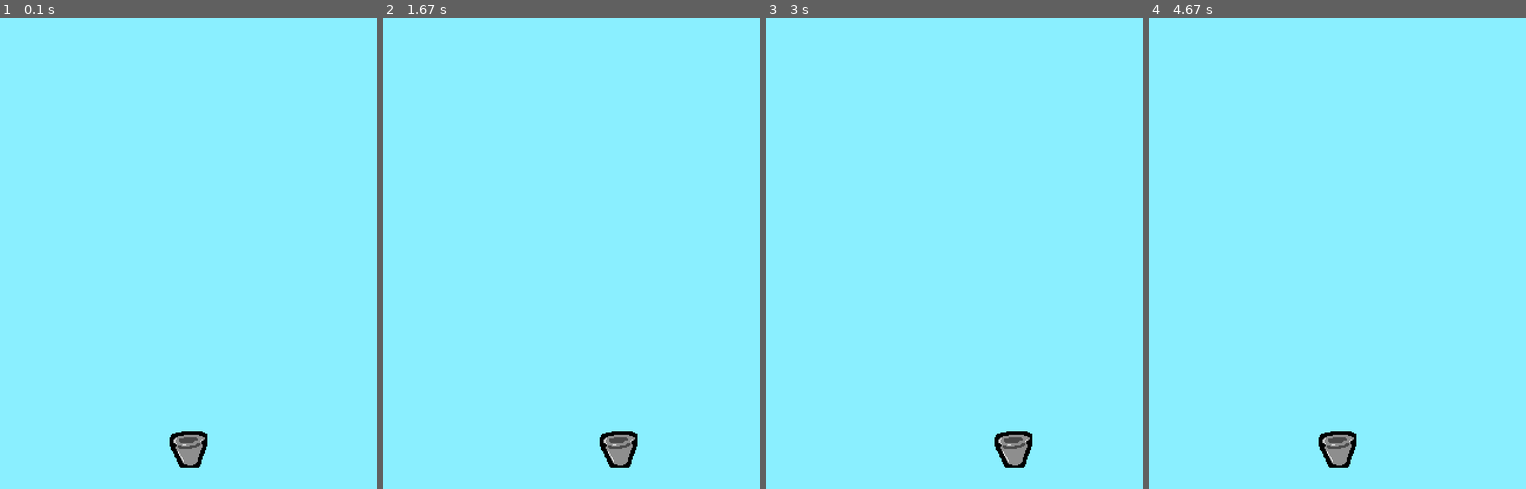
Above: before the commit, frames 1-4 (left to right).
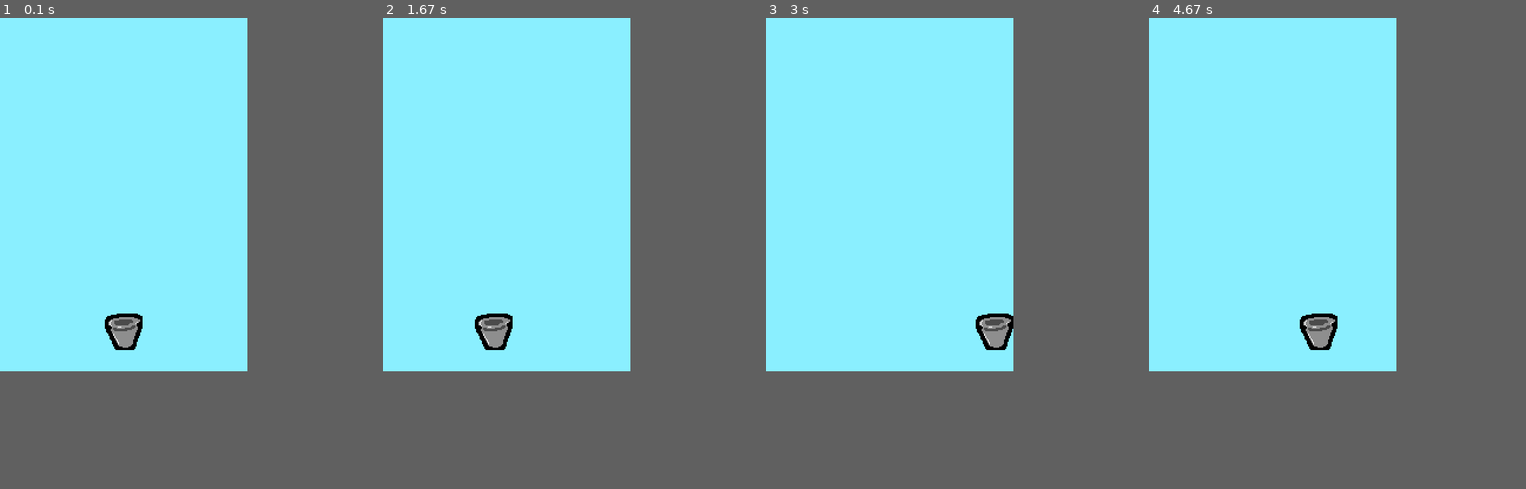
Above: after the commit, the same moments.

Repository: LaBoa99/cetis-161-pygame-1
Game: pygame game, started from clase_2_gotas/main.py
Two runs of this game, one before a commit and one after it. Both use one fixed random seed, a clock stepped at 60 frames per second and the inputs below.
Inputs:
- Up to frame 1 (0.1 s): no input
- Up to frame 2 (1.67 s): hold Right 0.33-0.8 s; hold Left from 1.33 s (still down)
- Up to frame 3 (3 s): release Left at 1.87 s; hold Left 1.9-2.3 s; hold Right 2.33-2.97 s
- Up to frame 4 (4.67 s): hold Left 3-3.47 s; hold Right 3.5-3.97 s; hold Left from 4.5 s (still down)
In our replay, the window is 640x800 before the commit and 420x600 after it. These sizes can differ from the game's own. Grey fills any space a smaller window leaves; there, only what the larger window draws over its background counts as a difference.

The runs differ from the first frame. In frame 1, 1.3% of the frame differs, in the area x 27-55%, y 62-96%; in frame 2, 1.3%; in frame 3, 1.3%; in frame 4, 1.3%.

Commit message:
flappy and shoot 1/2

Diff:
--- a/clase_2_gotas/main.py
+++ b/clase_2_gotas/main.py
@@ -90,8 +90,8 @@
 jugador = pygame.sprite.Group()
 
 # ancho por altura de nuestra pantalla
-ancho = 640
-altura = 800
+ancho = 420
+altura = 600
 pantalla = pygame.display.set_mode((ancho, altura))
 
 # Deltatime
--- a/clase_5_flappy/main.py
+++ b/clase_5_flappy/main.py
@@ -1,3 +1,4 @@
+from copy import copy
 from typing import Iterable, Union, Any
 import pygame
 import random
@@ -13,11 +14,37 @@
 
 ANCHO, ALTURA = (480, 320)
 pantalla = pygame.display.set_mode((ANCHO, ALTURA))
-
+objects = pygame.sprite.Group()
+misiles = pygame.sprite.Group()
 
 class EVENTOS(Enum):
     SPAWN_PIPE = pygame.USEREVENT + 1
 
+class Misil(pygame.sprite.Sprite):
+    def __init__(self, *groups) -> None:
+        super().__init__(*groups)
+        self.image = pygame.Surface((32, 16))
+        self.image.fill((255, 215, 0))
+        self.rect = self.image.get_rect()
+
+    def update(self, dt):
+        self.rect.x += 20 * dt
+        if self.rect.x > ANCHO:
+            self.kill()
+
+class Ammo(pygame.sprite.Sprite):
+
+    def __init__(self, *groups) -> None:
+        super().__init__(*groups)
+        self.image = pygame.image.load(
+            os.path.join(scrip_dir, "sprites\\ammo.png")
+        ).convert_alpha()
+        self.rect = self.image.get_rect()
+
+    def update(self, dt):
+        self.rect.x -= 10 * dt
+        if self.rect.x + self.rect.width < 0:
+            self.kill()
 
 class Area(pygame.sprite.Sprite):
     def __init__(self, rect, sprite_url, *groups) -> None:
@@ -43,15 +70,23 @@
         self.rect.y = ALTURA - 32
         self.salto = -20
         self.velocidad_y = 0
+        self.ammo = 100
 
     def input(self):
         keys = pygame.key.get_pressed()
         if keys[pygame.K_SPACE]:
             self.velocidad_y = self.salto
 
+    def shoot(self):
+        if self.ammo > 0 and self.ammo != 0:
+            self.ammo -= 2
+            print(self.ammo)
+            return self.rect.centerx, self.rect.centery
+        return None, None
+
     def update(self, dt):
         self.input()
-        self.velocidad_y += 9.8 * dt
+        self.velocidad_y += 4.5 * dt
         self.rect.y += self.velocidad_y * dt
         if self.rect.y + 32 >= ALTURA:
             self.rect.y = ALTURA - 32
@@ -72,6 +107,9 @@
         areas = []
         for index in range(numAreas):
             if hueco == index:
+                ammo = Ammo(objects)
+                ammo.rect.centerx = ANCHO + 50 + ancho // 2
+                ammo.rect.centery = index * alto + alto // 2
                 continue
             rect = pygame.Rect(0, index * alto, ancho, alto)
             rect.x = ANCHO + 50
@@ -99,12 +137,20 @@
 pipes = []
 jugador = pygame.sprite.GroupSingle(Jugador())
 pygame.time.set_timer(EVENTOS.SPAWN_PIPE.value, 3000)
+
 while True:
     pantalla.fill((0, 255, 255))
     for event in pygame.event.get():
         if event.type == pygame.QUIT:
             pygame.quit()
             break
+        if event.type == pygame.KEYUP:
+            if event.key == pygame.K_e:
+                x, y = jugador.sprites()[0].shoot()
+                if all([x, y]):
+                    misil = Misil(misiles)
+                    misil.rect.centerx = x
+                    misil.rect.centery = y
         elif event.type == EVENTOS.SPAWN_PIPE.value:
             pipe = Pipe()
             pipes.append(pipe)
@@ -114,16 +160,29 @@
     previous_time = deltatime
     jugador.update(deltatime)
     pipes_group.update(deltatime)
+    objects.update(deltatime)
+    misiles.update(deltatime)
+
     if pygame.sprite.spritecollide(jugador.sprite, pipes_group, False):
         pipes_group.empty()
         pipes.clear()
+
+    if pygame.sprite.groupcollide(misiles, pipes_group, True, True):
+        pass
+
+    if pygame.sprite.spritecollide(jugador.sprite, objects, True):
+         jugador.sprites()[0].ammo += 1
+
+
     for pipe in pipes:
         if pipe.canBeRemoved():
             pipes.remove(pipe)
             pipes_group.remove(pipe)
     # Draw
     jugador.draw(pantalla)
+    objects.draw(pantalla)
     pipes_group.draw(pantalla)
+    misiles.draw(pantalla)
     # Final
     pygame.display.flip()
     clock.tick(fps)
--- /dev/null
+++ b/clase_6_shoot/main.py
@@ -0,0 +1,176 @@
+import os
+import random
+from math import atan2, cos, degrees, pi, sin, radians
+
+import pygame
+
+# Configuración
+scrip_dir = os.path.dirname(__file__)
+
+# Configuración
+pygame.init()
+fps = 60
+clock = pygame.time.Clock()
+
+ancho, altura = (720, 480)
+pantalla = pygame.display.set_mode((ancho, altura))
+
+# delta time
+current_time = pygame.time.get_ticks()
+previous_time = current_time
+
+class Pistol(pygame.sprite.Sprite):
+    def __init__(self, *groups) -> None:
+        super().__init__(*groups)
+        self.image = pygame.image.load(
+            os.path.join(scrip_dir, f"sprites\\pistol.png")
+        ).convert_alpha()
+        self.rect = self.image.get_rect()
+
+    def draw(self, screen):
+        screen.blit(self.image, self.rect)
+
+
+class Player(pygame.sprite.Sprite):
+    def __init__(self, *groups) -> None:
+        super().__init__(*groups)
+        self.image = pygame.image.load(
+            os.path.join(scrip_dir, f"sprites\\bob.png")
+        ).convert_alpha()
+        self.rect = self.image.get_rect()
+        self.rect.center = (ancho // 2, altura // 2)
+
+        self.right_arm = pygame.image.load(
+            os.path.join(scrip_dir, f"sprites\\arm.png")
+        ).convert_alpha()
+        self.right_arm_rect = self.right_arm.get_rect()
+
+        self.left_arm = pygame.transform.flip(
+            self.right_arm, False, True
+        ).convert_alpha()
+        self.left_arm_rect = self.left_arm.get_rect()
+
+        # Colocoar posiciones iniciales de brazos
+        self.right_arm_rect.center = self.rect.center
+        self.left_arm_rect.center = self.rect.center
+
+        self.hands = [None, None]
+
+        # players info
+        self.direccion = pygame.Vector2(0, 0)
+        self.velocidad = 9
+        self.vida = 100
+
+    def pickup(self, pistol):
+        if self.hands[0] == None:
+            pistol.image = pygame.transform.flip(pistol.image, False, True).convert_alpha()
+            self.hands[0] = pistol
+        elif self.hands[1] == None:
+            self.hands[1] = pistol
+
+    def input(self):
+        keys = pygame.key.get_pressed()
+        # Horizontal
+        if keys[pygame.K_a]:
+            self.direccion.x = -1
+        elif keys[pygame.K_d]:
+            self.direccion.x = 1
+        else:
+            self.direccion.x = 0
+
+        # Vertical
+        if keys[pygame.K_w]:
+            self.direccion.y = -1
+        elif keys[pygame.K_s]:
+            self.direccion.y = 1
+        else:
+            self.direccion.y = 0
+
+    def update(self, dt):
+        self.input()
+        movement = self.direccion * self.velocidad * dt
+        self.rect.center += movement
+        self.left_arm_rect.center += movement
+        self.right_arm_rect.center += movement
+
+    def draw(self, screen: pygame.Surface):
+        mouse_pos = pygame.mouse.get_pos()
+        mx, my = mouse_pos
+        # draw bob
+        body_image, body_rect, body_angle = self.point_at(
+            mx, my, self.image, self.rect.center
+        )
+
+        rect = self.get_points_by_angle(-body_angle - 45, 32, 32, self.left_arm_rect)
+        left_image, left_rect, a = self.point_at(
+            mx, my, self.left_arm, rect.topleft
+        )
+
+        rect = self.get_points_by_angle(-body_angle - 135, -32, -32, self.right_arm_rect)
+        rigth_image, rigth_rect, a = self.point_at(
+            mx, my, self.right_arm, rect.topleft
+        )
+
+        if self.hands[0]:
+            rectPistol = self.get_points_by_angle(-body_angle - 20, 56, 56, self.left_arm_rect)
+            pistol_image, pistol_rect, a = self.point_at(mx, my, self.hands[0].image, rectPistol.topleft)
+            screen.blit(pistol_image, pistol_rect)
+        if self.hands[1]:
+            rectPistol = self.get_points_by_angle(-body_angle - 165, -56, -56, self.right_arm_rect)
+            pistol_image, pistol_rect, a = self.point_at(mx, my, self.hands[1].image, rectPistol.topleft)
+            screen.blit(pistol_image, pistol_rect)
+
+        screen.blit(left_image, left_rect)
+        screen.blit(rigth_image, rigth_rect)
+        screen.blit(body_image, body_rect)
+
+    def get_points_by_angle(self, angle, dx, dy, rect):
+        x, y = dx * cos(radians(angle)), dy * sin(radians(angle))
+        rect = pygame.Rect(
+            rect.centerx + x,
+            rect.centery + y,
+            rect.width,
+            rect.height,
+        )
+        return rect
+
+    def point_at(self, x, y, originalImage, originalRectTuple, angleX=0, angleY=0):
+        direction = pygame.math.Vector2(x, y) - originalRectTuple
+        angle = direction.angle_to((angleX, angleY))
+        image = pygame.transform.rotate(originalImage, angle)
+
+        rect = image.get_rect(center=originalRectTuple)
+        return image, rect, angle
+
+objects = pygame.sprite.Group()
+pistol = Pistol(objects)
+pistol2 = Pistol(objects)
+pistol.rect.x = random.randint(100, ancho - 100)
+pistol.rect.y = random.randint(100, altura - 100)
+
+player = Player()
+while True:
+    pantalla.fill((255, 255, 100))
+    for event in pygame.event.get():
+        if event.type == pygame.QUIT:
+            pygame.quit()
+            break
+    # update
+    deltatime = (current_time - previous_time) / 1000.0  # Tiempo en segundos
+    previous_time = deltatime
+    mouse_pos = pygame.mouse.get_pos()
+
+    player.update(deltatime)
+    x, y = mouse_pos
+
+    collisions = pygame.sprite.spritecollide(player, objects, True)
+    if len(collisions):
+        player.pickup(collisions[0])
+
+    # Draw
+    objects.draw(pantalla)
+    player.draw(pantalla)
+    pygame.draw.rect(pantalla, (255, 0, 0), [x - (32 // 2), y - (32 // 2), 32, 32])
+    # Final
+    pygame.display.flip()
+    clock.tick(fps)
Binary file added: clase_5_flappy/sprites/ammo.png
Binary file added: clase_6_shoot/sprites/arm.png
Binary file added: clase_6_shoot/sprites/bob.png
Binary file added: clase_6_shoot/sprites/pistol.png
